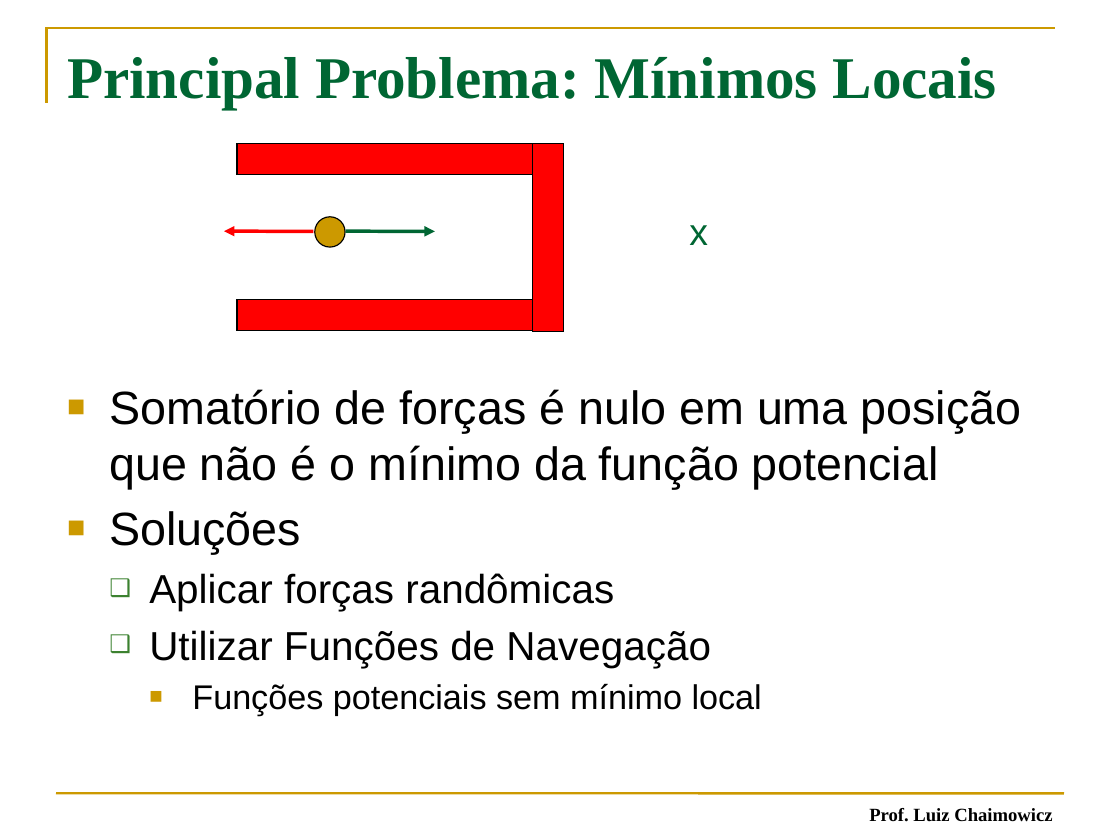
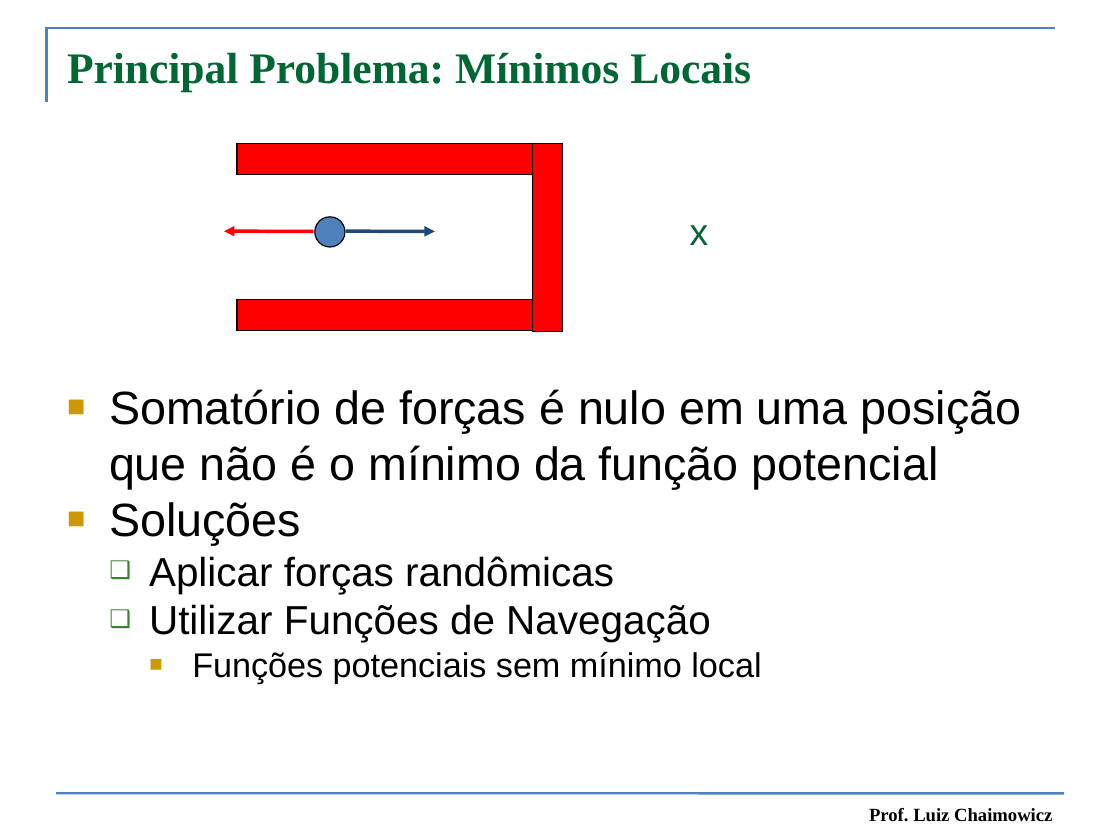
Before and after one commit to fegemo/cefet-games, a slide deck: slide 44 of attachments/IA 03 - Movimentação Simples.pptx (slide 46 before the commit). Drawn at 1120x840 pixels with LibreOffice and Linux fonts; fonts in the diff are those of the drawing. Boxes give left, top, right and bottom in pixels: in the first picture for what was removed or moved away, otherwise in the second. Text is boxed around its words. In the diff, an @@ line names an element or a change of style, - is before the commit and + after.

```diff
--- a/attachments/IA 03 - Movimentação Simples.pptx
+++ b/attachments/IA 03 - Movimentação Simples.pptx
@@ freeform shape at [47, 28, 1055, 103]: outline #CC9900 1.5 pt to #4F81BD 1.5 pt @@
@@ text "Principal Problema: Mínimos Locais" at [67, 52, 751, 91]: size 38 to 28 pt @@
@@ arrow (224, 231) - (314, 232): stroke #FF0000 2.25 pt to #FF0000 2.24 pt @@
@@ ellipse at [315, 217, 345, 248]: fill #CC9900 to #4F81BD; outline #000000 0.75 pt to #000000 0.74 pt @@
@@ arrow (346, 231) - (435, 232): stroke #006633 2.25 pt to #1F497D 2.24 pt @@
@@ text "Somatório de forças é nulo ..." at [109, 389, 1021, 683]: indent changed; less space between paragraphs @@
@@ line (56, 793) - (1064, 793): stroke #CC9900 1.5 pt to #4F81BD 1.5 pt @@
```
Also in this commit, not shown: 43 other slides changed, 42 slides removed, 2 other files.
